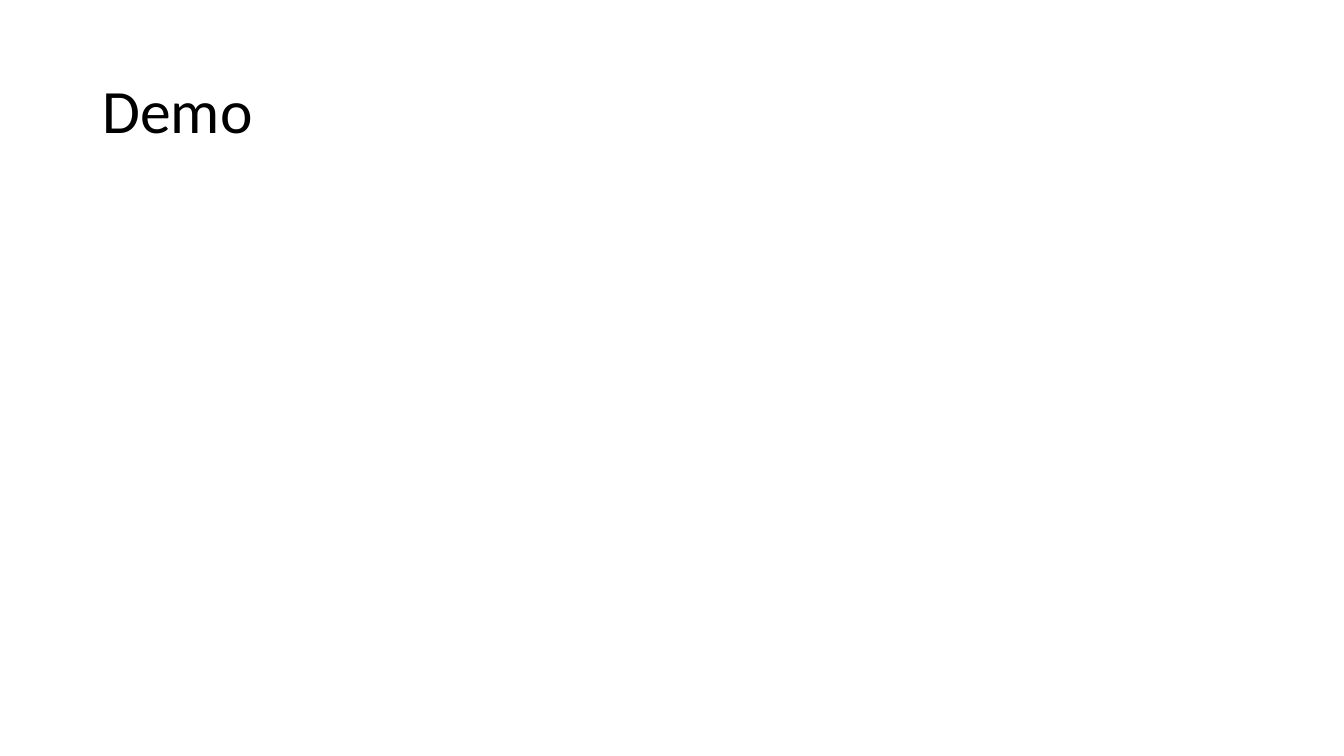
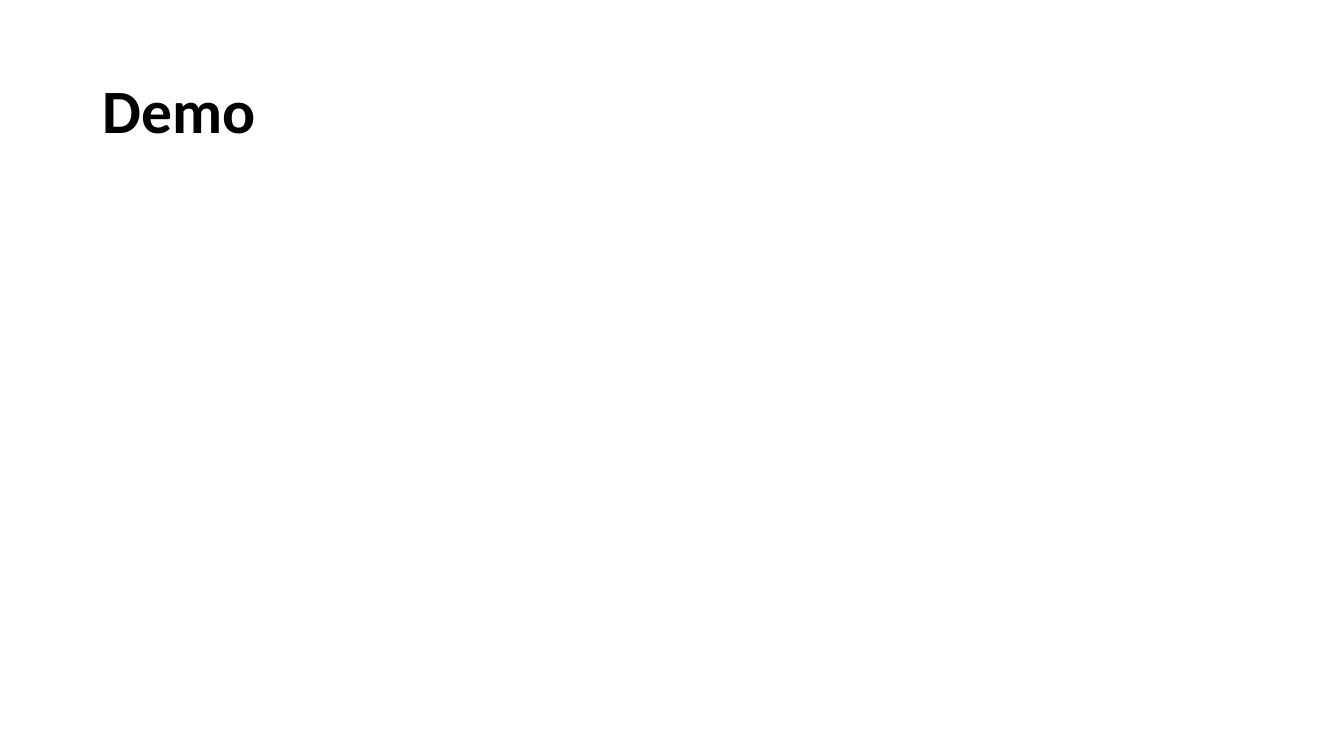
Before and after one commit to siddharthsingh89/iith-smai-project, a slide deck: slide 12 of presentation/smai_presentation.pptx (slide 9 before the commit). Drawn at 1344x756 pixels with LibreOffice and Linux fonts; fonts in the diff are those of the drawing. Boxes give left, top, right and bottom in pixels: in the first picture for what was removed or moved away, otherwise in the second. Text is boxed around its words. In the diff, an @@ line names an element or a change of style, - is before the commit and + after.

```diff
--- a/presentation/smai_presentation.pptx
+++ b/presentation/smai_presentation.pptx
@@ title "Demo" at bbox=[102, 93, 255, 134]: bold on @@
```
Also in this commit, not shown: 5 other slides changed, 4 slides added.
